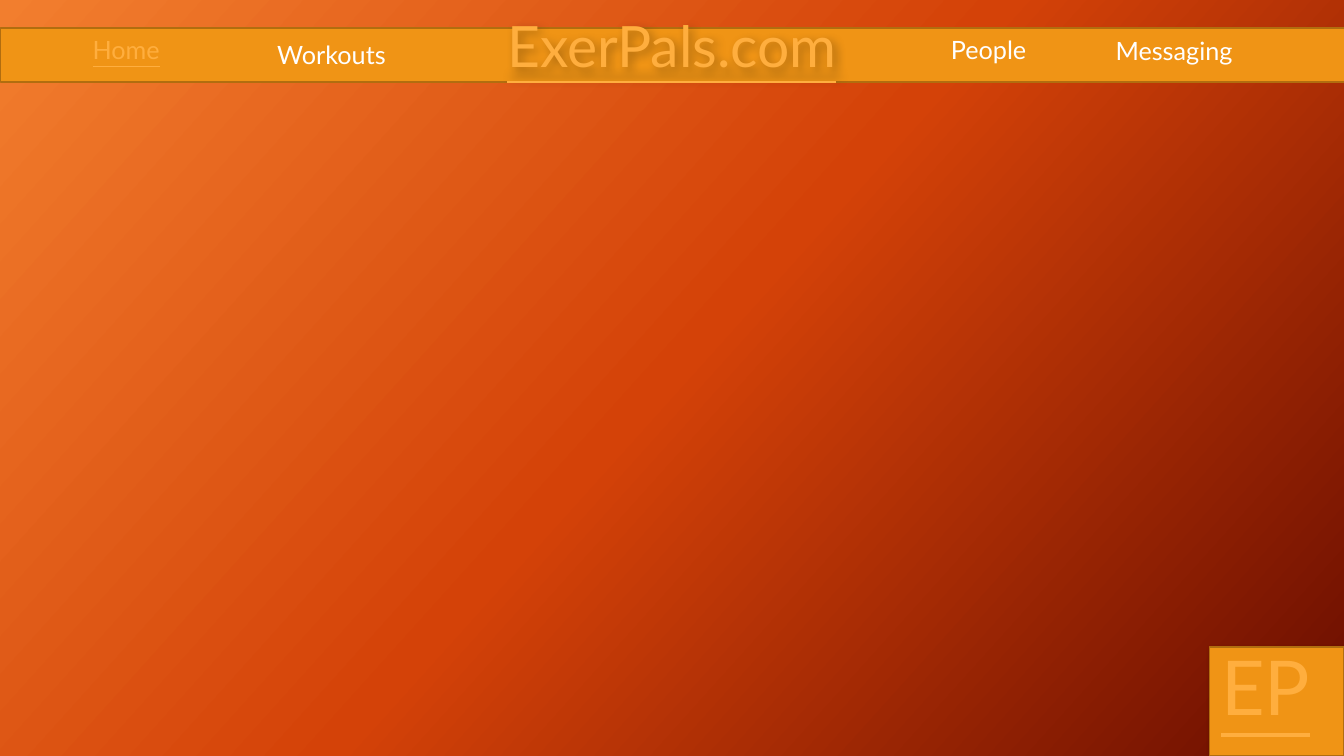
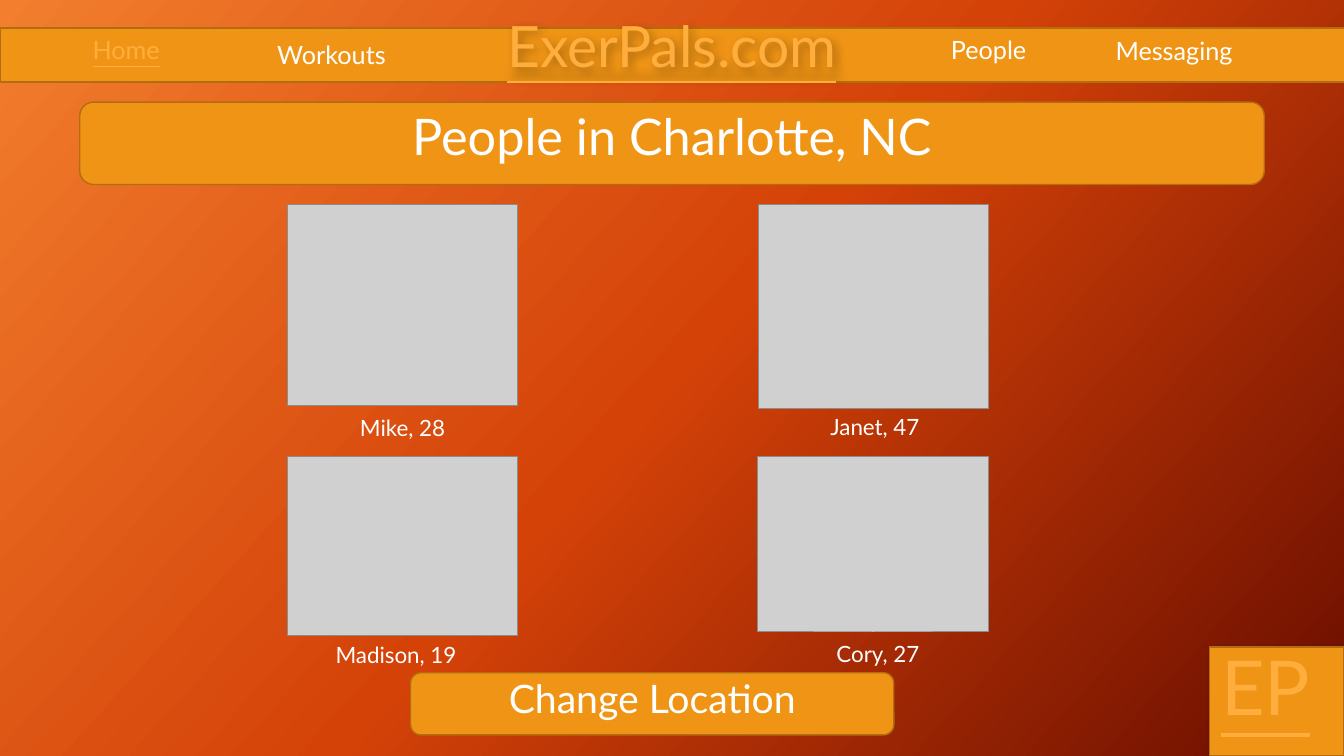
Before and after one commit to rscott32/HCI_Group_19, a slide deck: slide 9 of High Fidelity Prototyping Group 19.pptx (slide 5 before the commit). Drawn at 1344x756 pixels with LibreOffice and Linux fonts; fonts in the diff are those of the drawing; grey boxes stand for pictures; background and template pictures are left out. Boxes give left, top, right and bottom in pixels: in the first picture for what was removed or moved away, otherwise in the second. Text is boxed around its words. In the diff, an @@ line names an element or a change of style, - is before the commit and + after.

Commit message:
Added People and workout pages. Updated appearance of home and messaging pages

```diff
--- a/High Fidelity Prototyping Group 19.pptx
+++ b/High Fidelity Prototyping Group 19.pptx
@@ rounded rectangle added at [80, 102, 1264, 185], fill #F09415, outline #B26D10 1 pt @@
@@ text added at [412, 118, 931, 164], 36 pt, text #FFFFFF @@
+People in Charlotte, NC
@@ picture added at [287, 205, 518, 406] @@
@@ picture added at [758, 205, 989, 408] @@
@@ text added at [360, 419, 445, 439], 16 pt, text #FFFFFF @@
+Mike, 28
@@ text added at [830, 419, 919, 438], 16 pt, text #FFFFFF @@
+Janet, 47
@@ picture added at [287, 457, 518, 635] @@
@@ picture added at [758, 457, 989, 632] @@
@@ text added at [336, 646, 456, 666], 16 pt, text #FFFFFF @@
+Madison, 19
@@ text added at [836, 645, 919, 666], 16 pt, text #FFFFFF @@
+Cory, 27
@@ rounded rectangle added at [410, 673, 893, 735], fill #F09415, outline #B26D10 1 pt @@
@@ text added at [509, 684, 796, 720], 28 pt, text #FFFFFF @@
+Change Location
```
Also in this commit, not shown: 4 other slides changed, 5 slides added.
